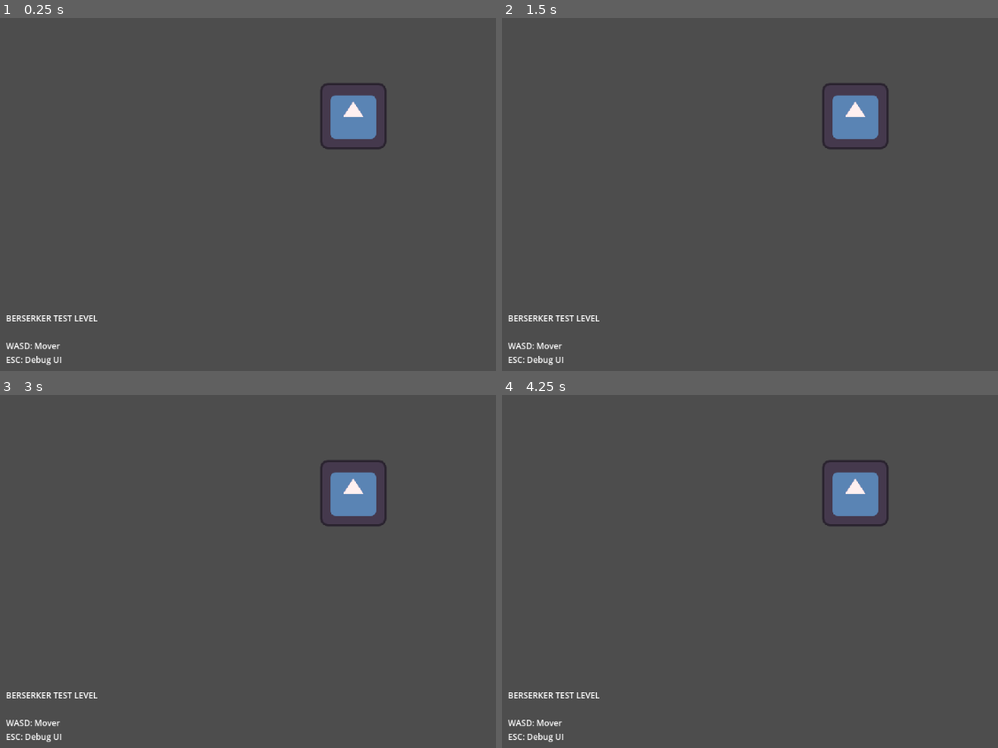
Above: before the commit, frames 1-4 (two rows, left to right).
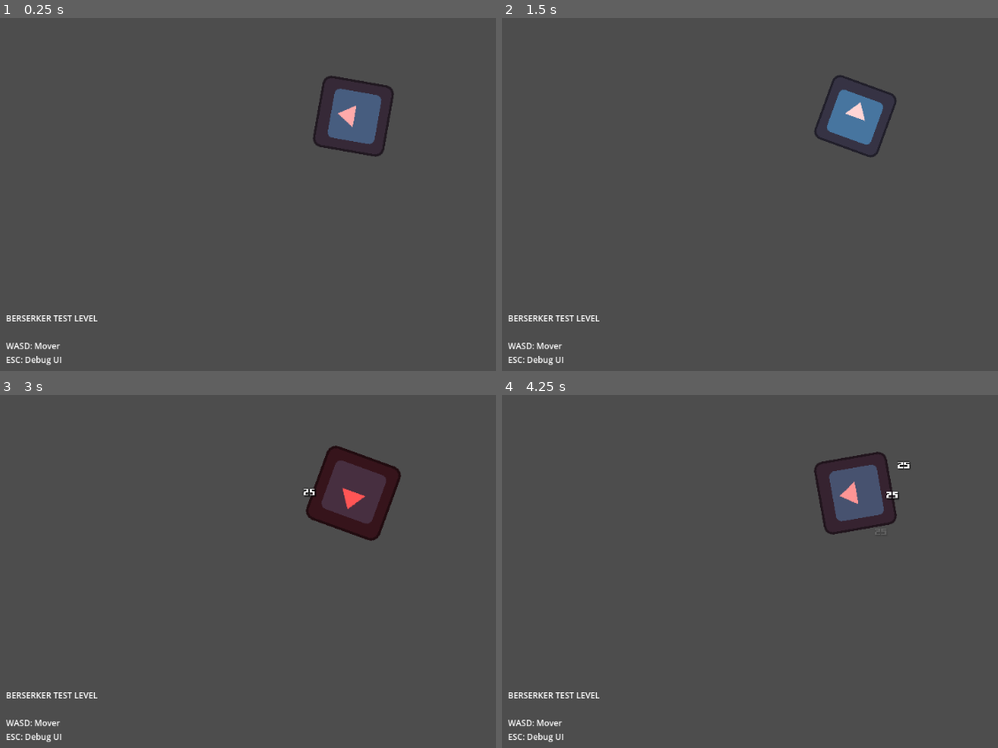
Above: after the commit, the same moments.

Repository: WILL-JKI/SurvivorLike
Game: Godot game, scene res://levels/Debug/BerserkerTestLevel.tscn
Two runs of this game, one before a commit and one after it. Both use one fixed random seed, a clock stepped at 60 frames per second and the inputs below. The engine's default icon, where the game draws it, is replaced by a stand-in: a white triangle on a blue panel in a dark square.
Inputs:
- Up to frame 1 (0.25 s): no input
- Up to frame 2 (1.5 s): tap Enter (ui_accept) at 0.5, 0.77, 1.25 s; hold D (move_right) 0.53-1.28 s; hold S (move_down) from 1.28 s (still down)
- Up to frame 3 (3 s): tap Enter (ui_accept) at 1.52, 2.75 s; release S (move_down) at 2.03 s; hold D (move_right) 2.03-2.78 s; hold W (move_up) from 2.78 s (still down)
- Up to frame 4 (4.25 s): tap Enter (ui_accept) at 3.02, 3.77 s; release W (move_up) at 3.53 s; hold A (move_left) from 3.53 s (still down)

The runs differ from the first frame. In frame 1, 1.8% of the frame differs, in the area x 63-80%, y 16-40%; in frame 2, 0.9%; in frame 3, 2.9%, in the area x 61-81%, y 14-42%; in frame 4, 2.7%.

Commit message:
fix: corrigir detecção de inimigos no sistema de ataque do Berserker
- Corrige collision_mask da BerserkerWeapon: 4 → 2 (layer dos inimigos)
- Corrige collision_mask do FuryDetector: 4 → 2 (layer dos inimigos)
- Adiciona logs de debug para verificar detecção de inimigos
- Adiciona debug periódico do status de combate
- Logs detalhados para area_entered e body_entered

Problema identificado:
- Inimigos estão na collision_layer = 2
- Berserker estava procurando na collision_mask = 4
- Agora deve detectar inimigos corretamente

O ataque automático deve funcionar quando inimigos se aproximarem.

Diff:
--- a/Characters/Berserker/BerserkerPlayer.gd
+++ b/Characters/Berserker/BerserkerPlayer.gd
@@ -73,7 +73,7 @@
 func setup_fury_detector():
 	# Configurar área de detecção de fúria
 	fury_detector.collision_layer = 0
-	fury_detector.collision_mask = 4  # Detecta inimigos
+	fury_detector.collision_mask = 2  # Detecta inimigos (layer 2)
 
 	# Conectar sinais
 	fury_detector.area_entered.connect(_on_fury_area_entered)
@@ -118,6 +118,10 @@
 	if enemies_in_fury_range > 0 and attack_timer.is_stopped():
 		attack()
 
+	# Debug: mostrar status a cada 2 segundos
+	if Engine.get_process_frames() % 120 == 0:  # A cada 2 segundos (60 FPS)
+		print("BerserkerPlayer: Debug - Inimigos próximos: %d, Timer parado: %s" % [enemies_in_fury_range, attack_timer.is_stopped()])
+
 func attack():
 	# Calcular cooldown com base na fúria
 	var fury_reduction = enemies_in_fury_range * fury_multiplier
@@ -146,24 +150,30 @@
 
 # Funções do detector de fúria
 func _on_fury_area_entered(area: Area2D):
+	print("BerserkerPlayer: Area detectada: ", area.name, " - Grupos: ", area.get_groups())
 	if area.is_in_group("enemies"):
 		enemies_in_fury_range += 1
 		update_fury_visual()
+		print("BerserkerPlayer: Inimigo (Area) entrou na fúria!")
 
 func _on_fury_area_exited(area: Area2D):
 	if area.is_in_group("enemies"):
 		enemies_in_fury_range = max(0, enemies_in_fury_range - 1)
 		update_fury_visual()
+		print("BerserkerPlayer: Inimigo (Area) saiu da fúria!")
 
 func _on_fury_body_entered(body: Node2D):
+	print("BerserkerPlayer: Body detectado: ", body.name, " - Grupos: ", body.get_groups())
 	if body.is_in_group("enemies"):
 		enemies_in_fury_range += 1
 		update_fury_visual()
+		print("BerserkerPlayer: Inimigo (Body) entrou na fúria!")
 
 func _on_fury_body_exited(body: Node2D):
 	if body.is_in_group("enemies"):
 		enemies_in_fury_range = max(0, enemies_in_fury_range - 1)
 		update_fury_visual()
+		print("BerserkerPlayer: Inimigo (Body) saiu da fúria!")
 
 func update_fury_visual():
 	# Efeito visual baseado na fúria
--- a/Characters/Berserker/BerserkerWeapon.gd
+++ b/Characters/Berserker/BerserkerWeapon.gd
@@ -26,7 +26,7 @@
 	# Configurar área
 	add_to_group("player_weapons")
 	collision_layer = 0  # Não colide com nada
-	collision_mask = 4   # Detecta inimigos (layer 4)
+	collision_mask = 2   # Detecta inimigos (layer 2)
 
 	# Conectar sinais
 	area_entered.connect(_on_area_entered)
